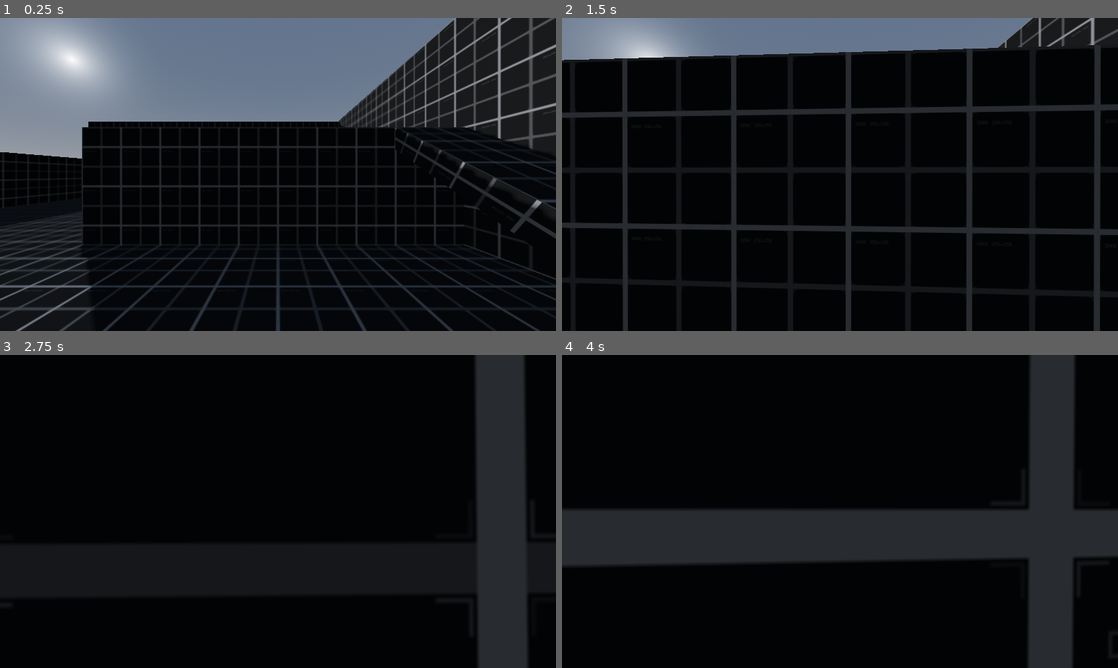
Above: before the commit, frames 1-4 (two rows, left to right).
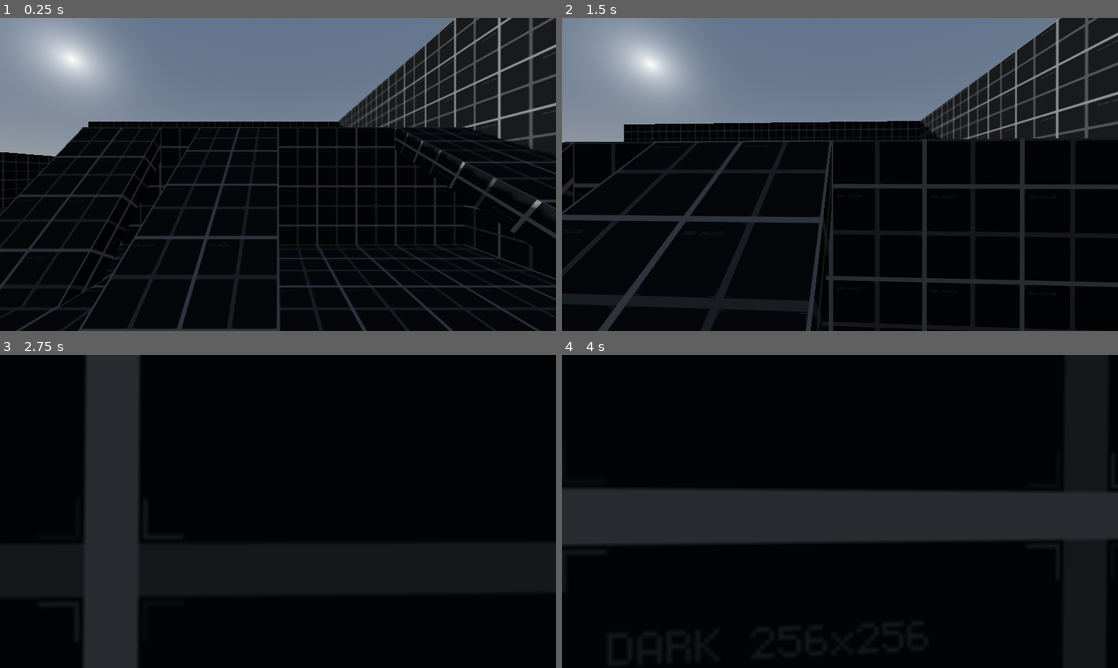
Above: after the commit, the same moments.

Repository: rbarongr/GodotFirstPersonController
Game: Godot game, scene res://Sandbox.tscn
Two runs of this game, one before a commit and one after it. Both use one fixed random seed, a clock stepped at 60 frames per second and the inputs below.
Inputs (mouse positions are in pixels of both pictures, inside the frame that each line leads up to):
- Up to frame 1 (0.25 s): no input
- Up to frame 2 (1.5 s): tap Enter at 0.5 s; move the mouse to (867, 174) at 0.52 s; hold Ctrl (move_crouch) 0.53-1.28 s; hold W (move_forward) from 0.53 s (still down); tap Space (jump) at 0.77 s; move the mouse to (812, 174) at 1.27 s; tap Shift (move_walk) at 1.35 s
- Up to frame 3 (2.75 s): keep holding W (move_forward); tap Space (jump) at 1.52 s; move the mouse to (289, 505) at 2.02 s; hold Ctrl (move_crouch) from 2.03 s (still down)
- Up to frame 4 (4 s): keep holding W (move_forward); tap Space (jump) at 2.75, 3.02, 3.77 s; move the mouse to (834, 517) at 2.77 s; release Ctrl (move_crouch) at 2.78 s; tap Shift (move_walk) at 2.85 s; move the mouse to (878, 514) at 3.52 s; hold Ctrl (move_crouch) from 3.53 s (still down)

The runs differ from the first frame. In frame 1, 6.6% of the frame differs, in the area x 0-50%, y 34-100%; in frame 2, 31%, in the area x 0-100%, y 0-100%; in frame 3, 16%; in frame 4, 16%.

Commit message:
adding ramps for further movement testings

Diff:
--- a/Sandbox.tscn
+++ b/Sandbox.tscn
@@ -58,6 +58,18 @@
 
 [node name="Ramp" type="CSGBox3D" parent="Platform"]
 transform = Transform3D(1, 0, 0, 0, 0.866025, -0.5, 0, 0.5, 0.866025, 4, 1.28, -2.264)
+use_collision = true
+size = Vector3(2, 0.5, 6)
+material = SubResource("StandardMaterial3D_p85vg")
+
+[node name="Ramp3" type="CSGBox3D" parent="Platform"]
+transform = Transform3D(1, 0, 0, 0, 0.724569, -0.689202, 0, 0.689202, 0.724569, -0.988854, 0.749956, -2.74457)
+use_collision = true
+size = Vector3(2, 0.5, 6)
+material = SubResource("StandardMaterial3D_p85vg")
+
+[node name="Ramp2" type="CSGBox3D" parent="Platform"]
+transform = Transform3D(1, 0, 0, 0, 0.594977, -0.803743, 0, 0.803743, 0.594977, -3.98969, 0.44063, -3.18208)
 use_collision = true
 size = Vector3(2, 0.5, 6)
 material = SubResource("StandardMaterial3D_p85vg")
